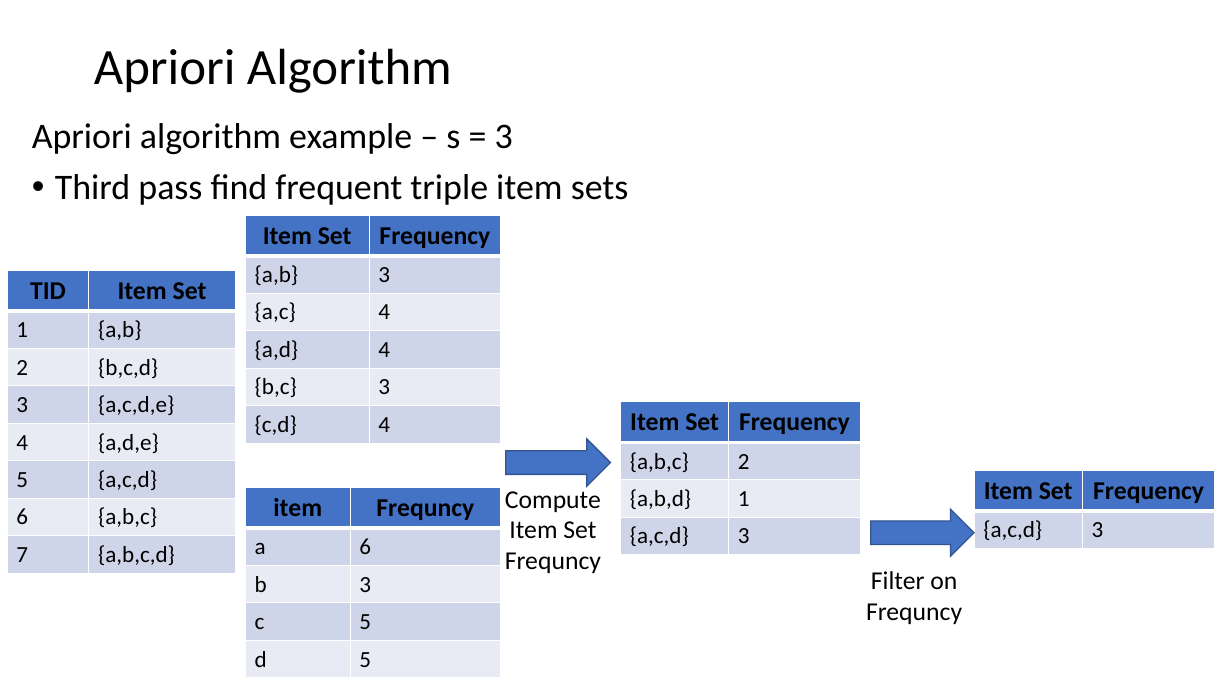
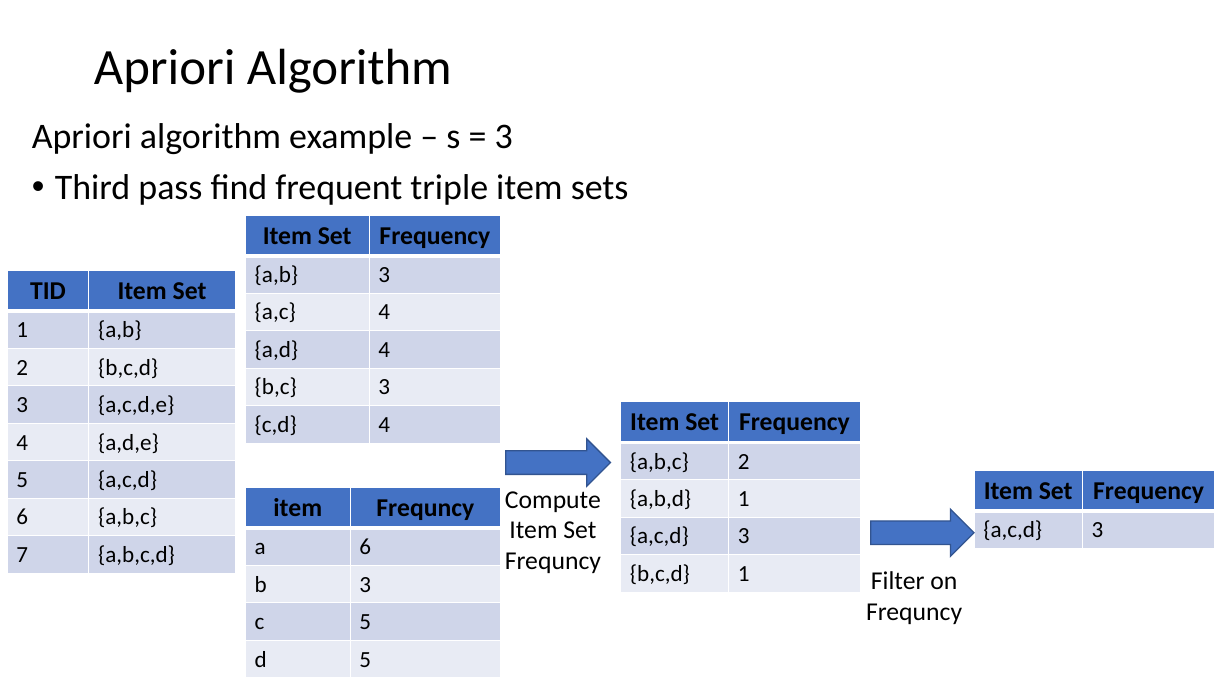
Before and after one commit to StephenElston/CSCI-E-108, a slide deck: slide 13 of slides/10_AssociationsFrequentItems.pptx. Drawn at 1232x693 pixels with LibreOffice and Linux fonts; fonts in the diff are those of the drawing. Boxes give left, top, right and bottom in pixels: in the first picture for what was removed or moved away, otherwise in the second. Text is boxed around its words. In the diff, an @@ line names an element or a change of style, - is before the commit and + after.

```diff
--- a/slides/10_AssociationsFrequentItems.pptx
+++ b/slides/10_AssociationsFrequentItems.pptx
@@ table at box(621, 402, 861, 592) @@
+row 5: {b,c,d} | 1
```
Also in this commit, not shown: 12 other slides changed, 1 slide added.
